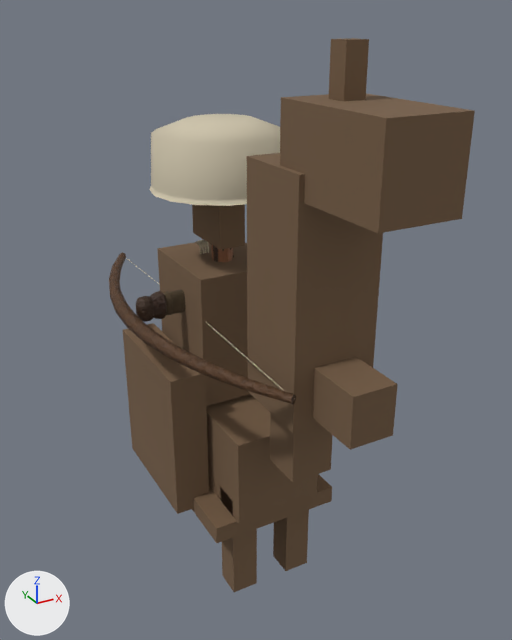
Before and after pictures for a commit that changed the glTF model csharp/Unciv.Godot/Packs/units/models/unit/Camel Archer.glb.
Camera for both pictures: a 50 mm lens placed at (-1.09, -2.24, 2.05), pointed at (0.08, -0.12, 0.99). The lights are fixed; the arrows at lower left show +X, +Y and +Z. The first picture is the older version. Vertices at exactly the same position are counted once.

The first picture shows 'Bow', 'HorseMesh', 'Warrior'.
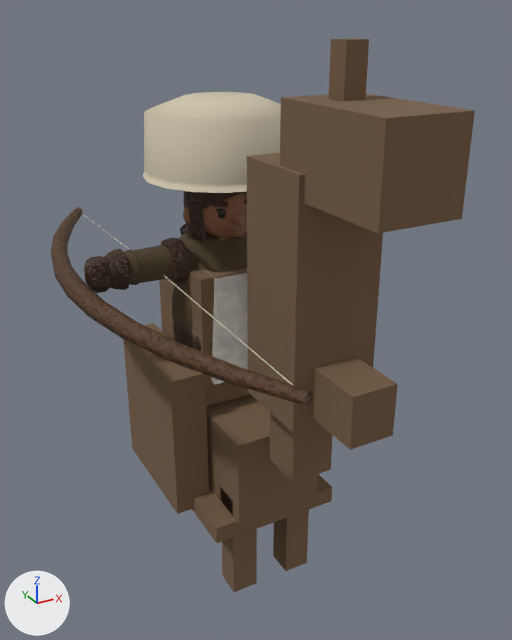
Location of each change, (x1, y1, x2, y2) in pixels of the pictures (512 x 640 px; the box of a moved part takes in the faces that stretch with it):
'Warrior', reshaped, rescaled: before (136, 114, 280, 322); after (84, 92, 281, 385)
'Bow', moved, rescaled (39% wider, 31% taller): before (109, 252, 296, 404); after (51, 207, 312, 406)
part 1 of me_mesh_skinned, moved or reshaped (mostly hidden before): before (211, 244, 233, 262); after (184, 191, 247, 242)
part 2 of me_mesh_skinned, moved or reshaped (not visible before): after (212, 201, 229, 207)
part 3 of me_mesh_skinned, moved or reshaped: before (211, 245, 214, 261); after (183, 207, 191, 225)
part 4 of me_mesh_skinned, moved or reshaped: before (226, 248, 230, 261); after (231, 210, 244, 225)
part 5 of me_mesh_skinned, moved or reshaped (not visible before): after (215, 208, 226, 218)
part 6 of me_mesh_skinned, moved or reshaped (mostly hidden): before (195, 240, 202, 254); after (180, 223, 188, 235)
part 7 of me_mesh_skinned, moved or reshaped: before (149, 114, 280, 206); after (143, 92, 281, 193)
part 8 of me_mesh_skinned, moved or reshaped (not visible before): after (204, 270, 248, 385)
part 9 of me_mesh_skinned, moved or reshaped: before (136, 289, 186, 322); after (84, 232, 247, 353)

What changed in the scene script:
```text
Change me_mesh_skinned:
    used by ob_warrior; location = (0.0, 0.0, 0.627); scale = (0.401, 0.401, 0.401)
    remove me_mesh_skinned.from_pydata(...)  # 2584 vertices, 4803 faces; spans x -0.85..0.85, y -0.63..0.63, z 0.0..2.69
    add me_mesh_skinned.from_pydata(...)  # 2584 vertices, 4803 faces; spans x -0.95..0.95, y -0.52..0.5, z 0.0..2.14
    me_mesh_skinned part 1: the loose piece of 310 vertices spanning x -0.1..0.1, y -0.11..0.11, z 1.17..2.19 is scaled about its middle by (2.5, 2.17, 0.5), then moved by (0.0, 0.0, -0.2)
    me_mesh_skinned part 2: the loose piece of 39 vertices spanning x -0.06..-0.02, y -0.1..-0.07, z 1.68..1.77 is scaled about its middle by (2.5, 2.17, 0.5), then moved by (-0.06, -0.1, -0.22)
    me_mesh_skinned part 3: the loose piece of 40 vertices spanning x -0.11..-0.07, y -0.01..0.02, z 1.36..1.68 is scaled about its middle by (2.5, 2.17, 0.5), then moved by (-0.14, 0.0, -0.12)
    me_mesh_skinned part 4: the loose piece of 33 vertices spanning x -0.02..0.02, y -0.12..-0.07, z 1.44..1.64 is scaled about its middle by (2.5, 2.17, 0.5), then moved by (0.0, -0.11, -0.13)
    me_mesh_skinned part 5: the loose piece of 42 vertices spanning x -0.05..-0.03, y -0.1..-0.08, z 1.54..1.67 is scaled about its middle by (2.5, 2.17, 0.5), then moved by (-0.06, -0.11, -0.16)
    me_mesh_skinned part 6: the loose piece of 42 vertices spanning x -0.17..0.17, y 0.15..0.33, z 0.56..1.57 is moved by (0.0, 0.1, 0.0)
    me_mesh_skinned part 7: the loose piece of 82 vertices spanning x -0.63..0.63, y -0.63..0.63, z 2.1..2.69 is scaled about its middle by (0.81, 0.81, 0.817), then moved by (0.0, 0.0, -0.5)
    me_mesh_skinned part 8: the loose piece of 20 vertices spanning x -0.17..0.17, y -0.23..0.21, z 0.34..1.07 is scaled about the mesh origin by (1.48, 1.57, 1)
    me_mesh_skinned part 9: 1228 of 2584 vertices moved; they spanned x -0.85..0.85, y -0.2..0.17, z 0.19..1.25 and now span x -0.95..0.95, y -0.31..0.27, z 0.19..1.27; mean shift (0.0, 0.0, 0.01); largest move (0.32, 0.08, 0.57) -> (0.47, 0.13, 0.57)
    other edits to the shape of me_mesh_skinned do not show in these pictures
Change ob_warrior:
    ob_warrior.scale: (0.401, 0.401, 0.401) -> (0.54, 0.54, 0.54)
Change ob_bow:
    ob_bow.location: (-0.271, -0.053, 1.048) -> (-0.416, -0.039, 1.2)
    ob_bow.scale: (0.401, 0.401, 0.401) -> (0.54, 0.54, 0.54)
```
